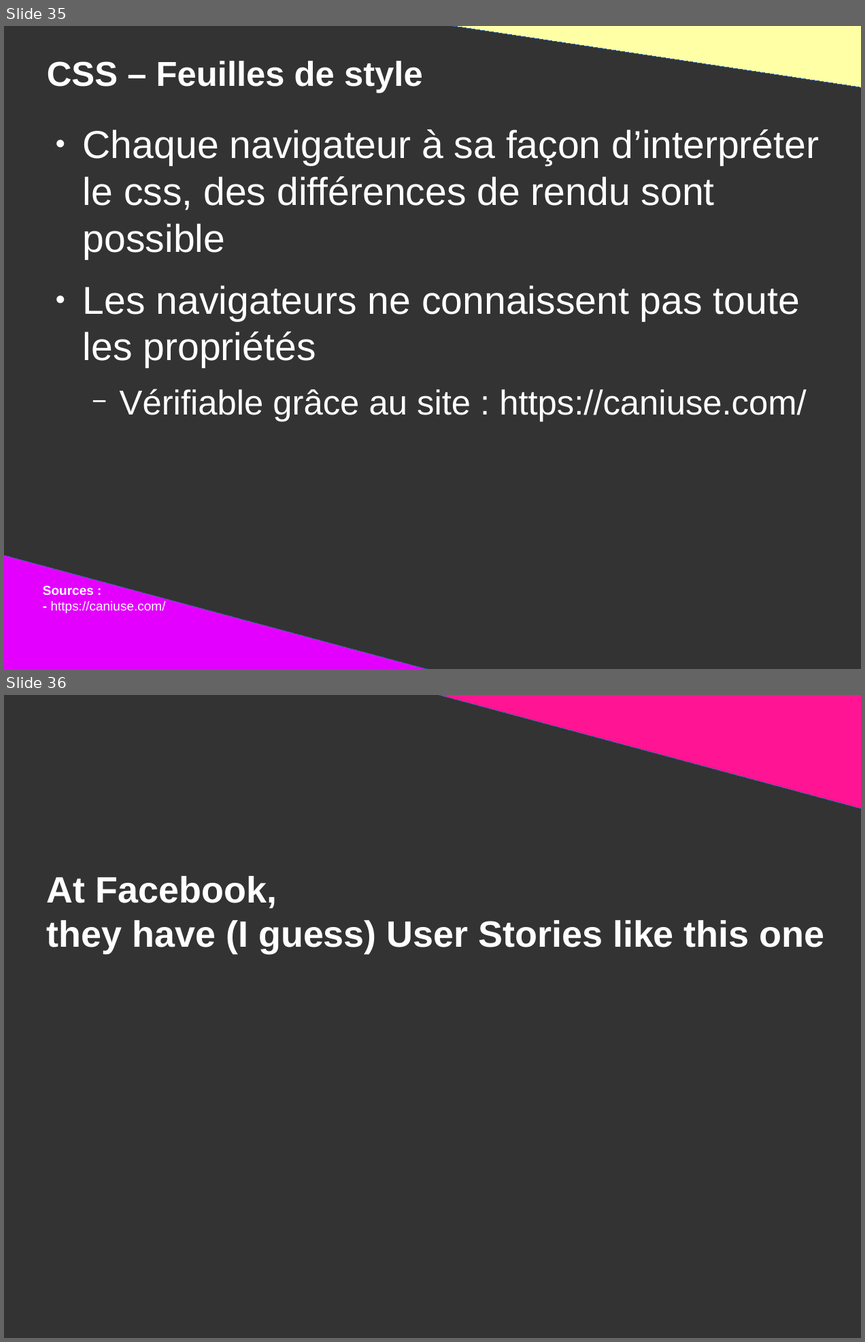
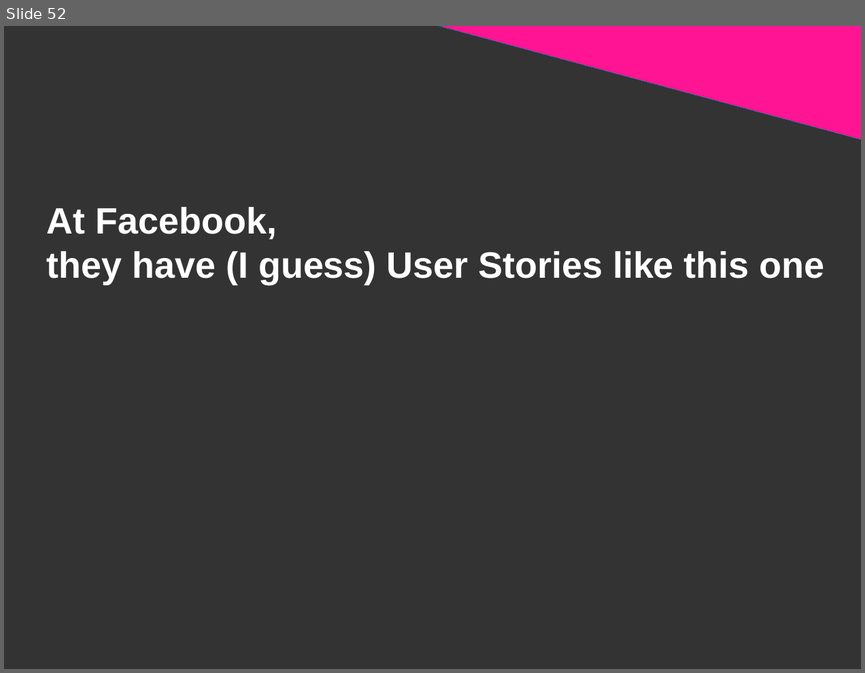
Before and after one commit to DanYellow/presentations, a slide deck: mmi/html/presentation.odp. Shown one above the other, each under a label of ours: slides 35 and 36 before the commit, slide 52 after it. The pictures are 865x1342 and 865x673 pixels, drawn with LibreOffice and Linux fonts; fonts in the diff are those of the drawing. Boxes give left, top, right and bottom in pixels: in the first picture for what was removed or moved away, otherwise in the second. Text is boxed around its words. In the diff, an @@ line names an element or a change of style, - is before the commit and + after.

```diff
--- a/mmi/html/presentation.odp
+++ b/mmi/html/presentation.odp
@@ slide 35 removed at bbox=[4, 26, 861, 669], background #333333 @@
@@ right triangle removed at bbox=[422, 26, 861, 88] @@
@@ title removed at bbox=[47, 61, 423, 93] @@
-CSS – Feuilles de style
@@ text removed at bbox=[83, 129, 819, 422] @@
-● Chaque navigateur à sa façon d’interpréter le css, des différences de rendu sont possible
-● Les navigateurs ne connaissent pas toute les propriétés
-  − Vérifiable grâce au site : https://caniuse.com/
@@ right triangle removed at bbox=[4, 554, 447, 669] @@
@@ text removed at bbox=[43, 585, 166, 613] @@
-Sources :
-- https://caniuse.com/
@@ what was slide 36 is now slide 52 @@
```
Also in this commit, not shown: 2 slides changed, 17 slides added, 15 other files.
